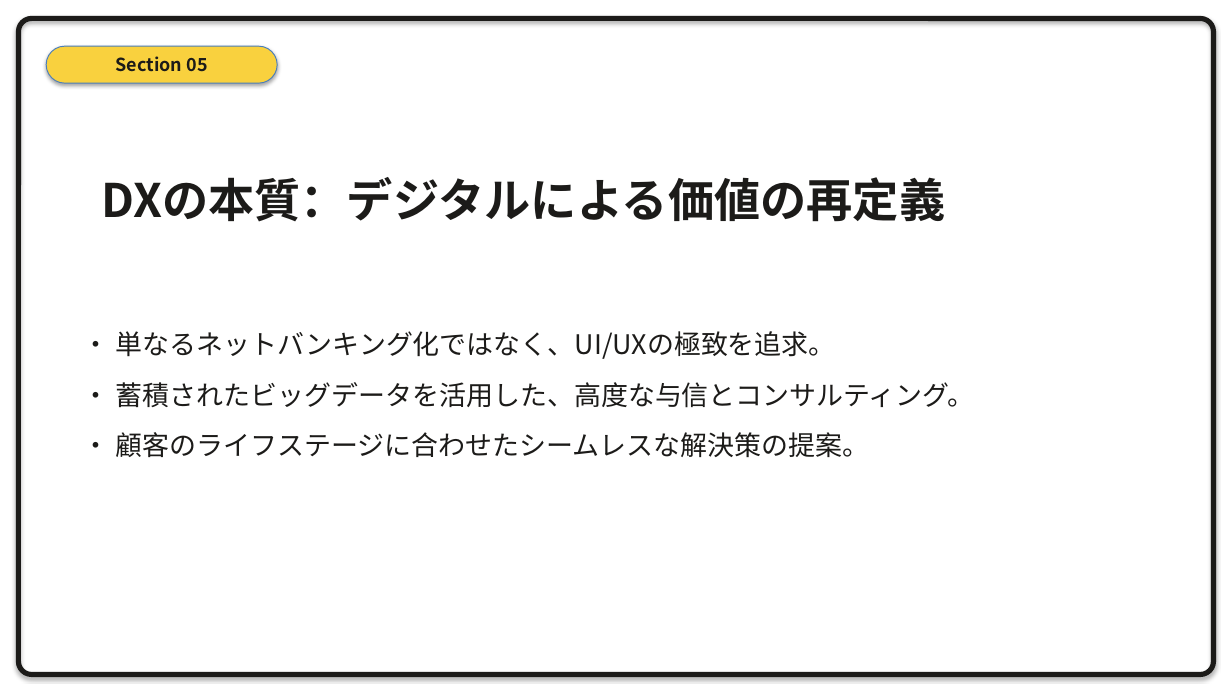
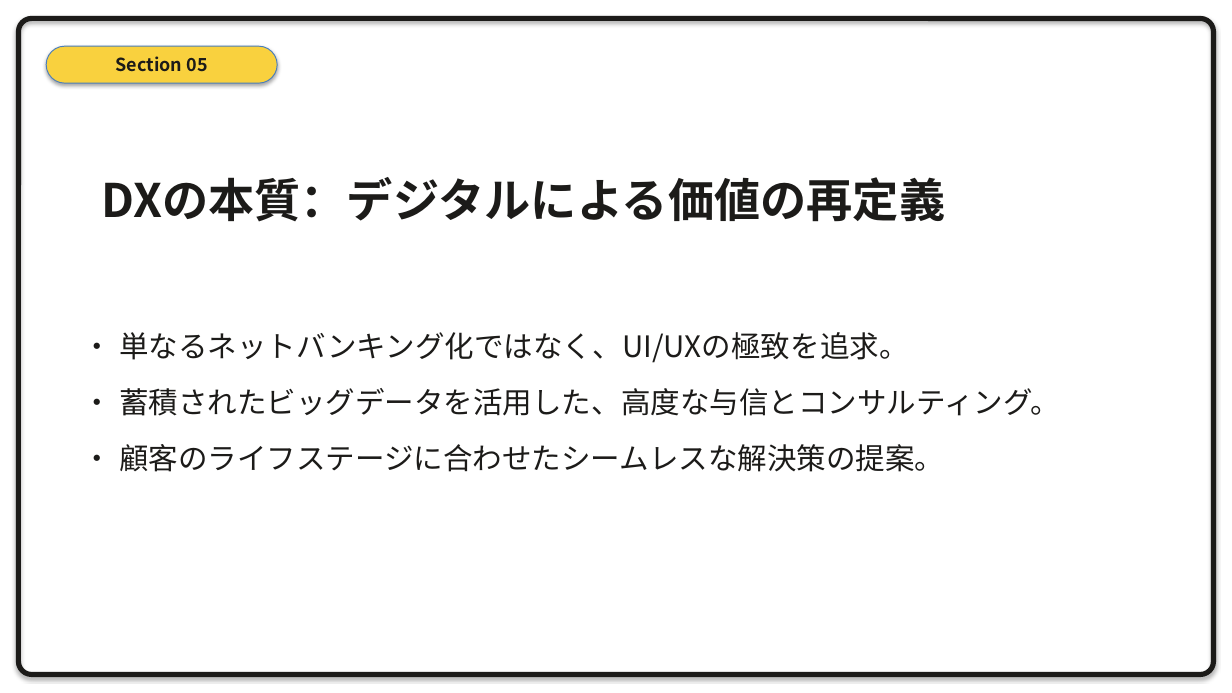
Before and after one commit to xilicrysta/bank-pptx, a slide deck: slide 21 of design-strategy/bank_strategy_presentation.pptx. Drawn at 1232x693 pixels with LibreOffice and Linux fonts; fonts in the diff are those of the drawing. Boxes give left, top, right and bottom in pixels: in the first picture for what was removed or moved away, otherwise in the second. Text is boxed around its words. In the diff, an @@ line names an element or a change of style, - is before the commit and + after.

```diff
--- a/design-strategy/bank_strategy_presentation.pptx
+++ b/design-strategy/bank_strategy_presentation.pptx
@@ text "• 単なるネットバンキング化ではなく、UI/UXの極致を追求。" at (119, 332, 1060, 472): size 21 to 23 pt; more space between paragraphs @@
```
Also in this commit, not shown: 13 other slides changed, 1 other file.
